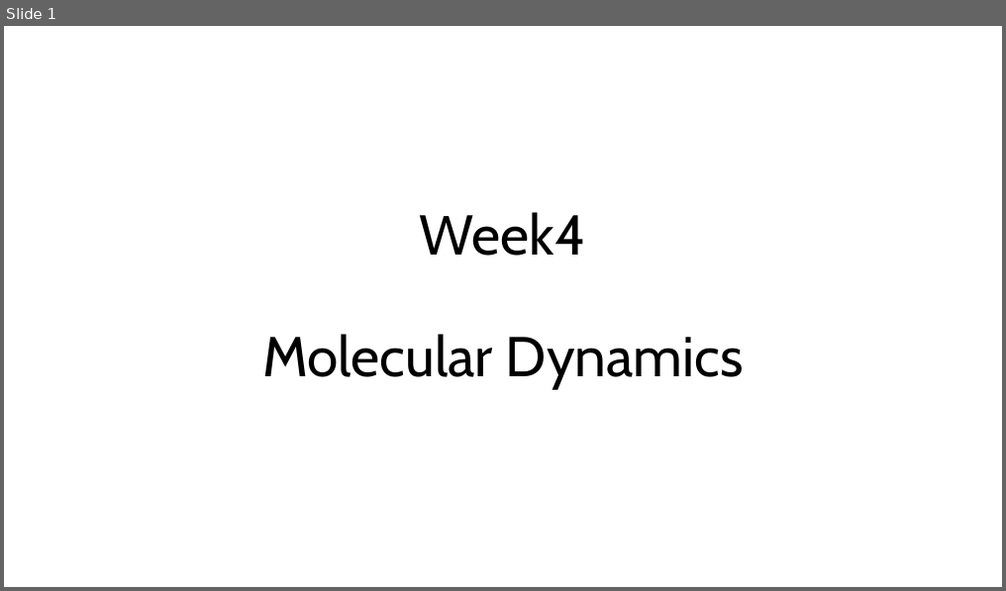
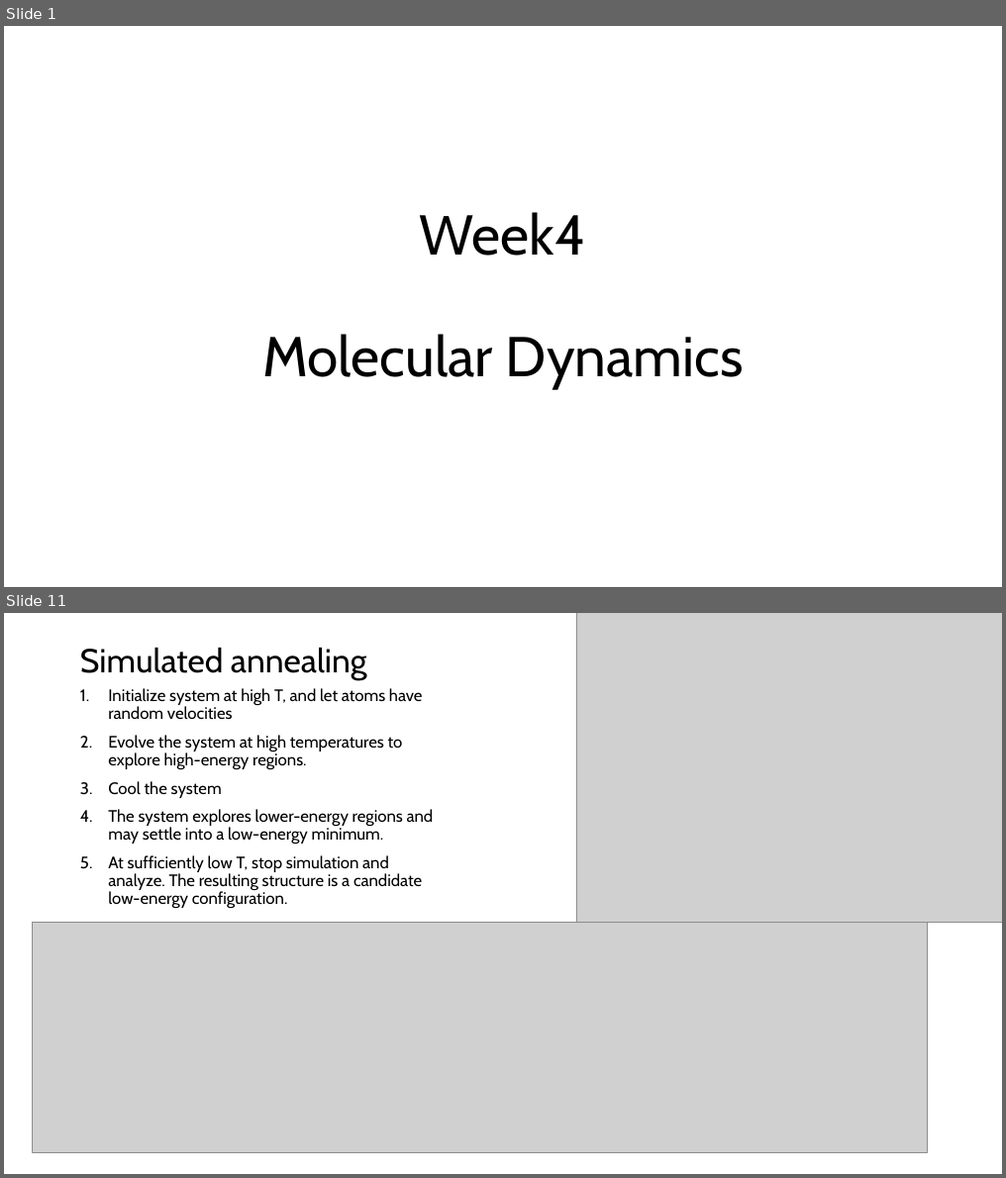
Before and after one commit to EmiloKatten/CompPhys, a slide deck: week4.pptx. Shown one above the other, each under a label of ours: slide 1 before the commit, slides 1 and 11 after it; the slides between them are not shown. The pictures are 1006x591 and 1006x1178 pixels, drawn with LibreOffice and Linux fonts; fonts in the diff are those of the drawing; grey boxes stand for pictures. Boxes give left, top, right and bottom in pixels: in the first picture for what was removed or moved away, otherwise in the second. Text is boxed around its words. In the diff, an @@ line names an element or a change of style, - is before the commit and + after.

```diff
--- a/week4.pptx
+++ b/week4.pptx
@@ slide 11 added at (4,613,1002,1174), background #FFFFFF @@
@@ picture added at (576,613,1002,922) @@
@@ title added at (80,647,367,680), 32 pt, text #000000 @@
+Simulated annealing
@@ text added at (108,688,434,909), 16 pt, text #000000 @@
+1. Initialize system at high T, and let atoms have random velocities
+2. Evolve the system at high temperatures to explore high-energy regions.
+3. Cool the system
+4. The system explores lower-energy regions and may settle into a low-energy minimum.
+5. At sufficiently low T, stop simulation and analyze. The resulting structure is a candidate low-energy configuration.
@@ picture added at (33,922,927,1153) @@
```
Also in this commit, not shown: 3 slides changed, 5 other slides added, 4 other files.
